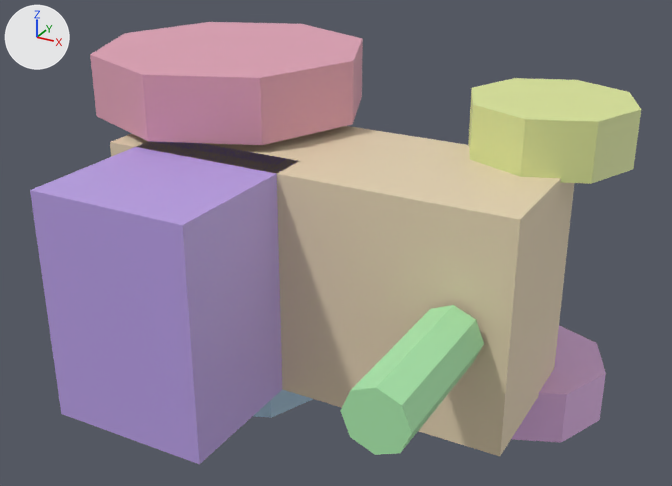
Before and after pictures for a commit that changed the glTF model public/studio/v2.15.0/d_tractor/model.glb.
The view is the same before and after, from a 50 mm lens placed at (2.54, -4.82, 2.42), pointed at (-0.02, -0.16, 0.09). The lights are fixed; the arrows at upper left show +X, +Y and +Z. The first picture is the older version. Where no turn or scale is listed for an object, it has been applied to the vertices.

The first picture shows 'part0', 'part1', 'part2', 'part3', 'part4', 'part5', 'part6'.
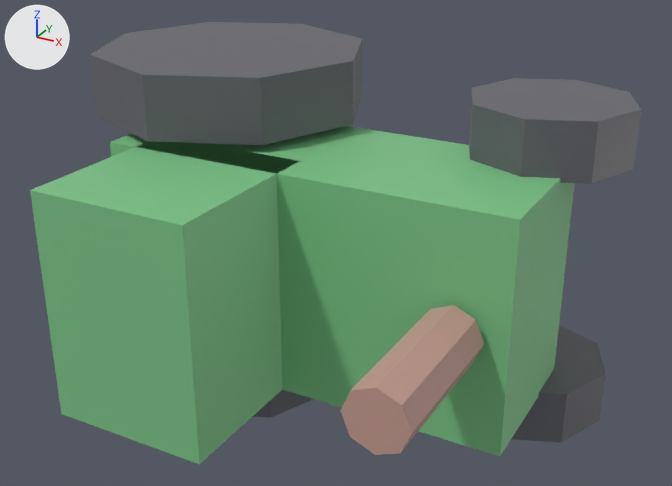
The change, as a diff of the scene's bpy script:
```diff
--- a/public/studio/v2.15.0/d_tractor/model.glb.py
+++ b/public/studio/v2.15.0/d_tractor/model.glb.py
@@ me_geometry_0 @@
 me_geometry_0.from_pydata(...)  # 8 vertices, 12 faces; spans x -1.3..1.3, y -0.7..0.3, z -0.7..0.7
 # used by ob_part0; location = (0.0, 0.0, 0.0)
+# me_geometry_0 part 1: 12 faces centred in x -1.3..1.3, y -0.7..0.3, z -0.7..0.7 are repainted in the vertex colours; the middle colour goes from beige #e7d5b4 to green #7cc488
 me_geometry_0.materials.append(mat_defaultmaterial)
@@ me_geometry_1 @@
 me_geometry_1.from_pydata(...)  # 8 vertices, 12 faces; spans x -1.1..-0.1, y -1.55..-0.45, z -0.7..0.7
 # used by ob_part1; location = (0.0, 0.0, 0.0)
+# me_geometry_1 part 2: 12 faces centred in x -1.1..-0.1, y -1.55..-0.45, z -0.7..0.7 are repainted in the vertex colours; the middle colour goes from purple #baa0e6 to green #7cc488
 me_geometry_1.materials.append(mat_defaultmaterial_001)
@@ me_geometry_2 @@
 me_geometry_2.from_pydata(...)  # 18 vertices, 32 faces; spans x 0.82..1.18, y -1.65..-0.75, z -0.18..0.18
 # used by ob_part2; location = (0.0, 0.0, 0.0)
+# me_geometry_2 part 3: 32 faces centred in x 0.838..1.162, y -1.65..-0.75, z -0.162..0.162 are repainted in the vertex colours; the middle colour goes from green #adecaf to beige #c49b90
 me_geometry_2.materials.append(mat_defaultmaterial_002)
@@ me_geometry_3 @@
 me_geometry_3.from_pydata(...)  # 18 vertices, 32 faces; spans x -1.9..-0.1, y -0.7..1.1, z 0.75..1.15
 # used by ob_part3; location = (0.0, 0.0, 0.0)
+# me_geometry_3 part 4: 32 faces centred in x -1.81..-0.19, y -0.61..1.01, z 0.75..1.15 are repainted in the vertex colours; the middle colour goes from pink #e3a3b7 to dark grey #65656c
 me_geometry_3.materials.append(mat_defaultmaterial_003)
@@ me_geometry_4 @@
 me_geometry_4.from_pydata(...)  # 18 vertices, 32 faces; spans x -1.9..-0.1, y -0.7..1.1, z -1.15..-0.75
 # used by ob_part4; location = (0.0, 0.0, 0.0)
+# me_geometry_4 part 5: 32 faces centred in x -1.81..-0.19, y -0.61..1.01, z -1.15..-0.75 are repainted in the vertex colours; the middle colour goes from blue #b1d2e9 to dark grey #65656c
 me_geometry_4.materials.append(mat_defaultmaterial_004)
@@ me_geometry_5 @@
 me_geometry_5.from_pydata(...)  # 18 vertices, 32 faces; spans x 0.6..1.6, y -0.1..0.9, z 0.675..1.025
 # used by ob_part5; location = (0.0, 0.0, 0.0)
+# me_geometry_5 part 6: 32 faces centred in x 0.649..1.551, y -0.051..0.851, z 0.675..1.025 are repainted in the vertex colours; the middle colour goes from yellow #dee89b to dark grey #65656c
 me_geometry_5.materials.append(mat_defaultmaterial_005)
@@ me_geometry_6 @@
 me_geometry_6.from_pydata(...)  # 18 vertices, 32 faces; spans x 0.6..1.6, y -0.1..0.9, z -1.025..-0.675
 # used by ob_part6; location = (0.0, 0.0, 0.0)
+# me_geometry_6 part 7: 32 faces centred in x 0.649..1.551, y -0.051..0.851, z -1.025..-0.675 are repainted in the vertex colours; the middle colour goes from pink #e1b4e7 to dark grey #65656c
 me_geometry_6.materials.append(mat_defaultmaterial_006)
```

Where the change shows, as pixel boxes (x1, y1, x2, y2) in the pictures (672 x 486 px):
part 1 of me_geometry_0, recoloured (beige to green): (110, 126, 574, 456) in both
part 2 of me_geometry_1, recoloured (purple to green): (30, 141, 297, 464) in both
part 3 of me_geometry_2, recoloured (green to beige): (340, 305, 484, 455) in both
part 4 of me_geometry_3, recoloured (darker): (90, 22, 363, 145) in both
part 5 of me_geometry_4, recoloured (blue to dark grey): (253, 389, 313, 418) in both
part 6 of me_geometry_5, recoloured (yellow to dark grey): (468, 78, 641, 184) in both
part 7 of me_geometry_6, recoloured (darker): (512, 325, 606, 443) in both
